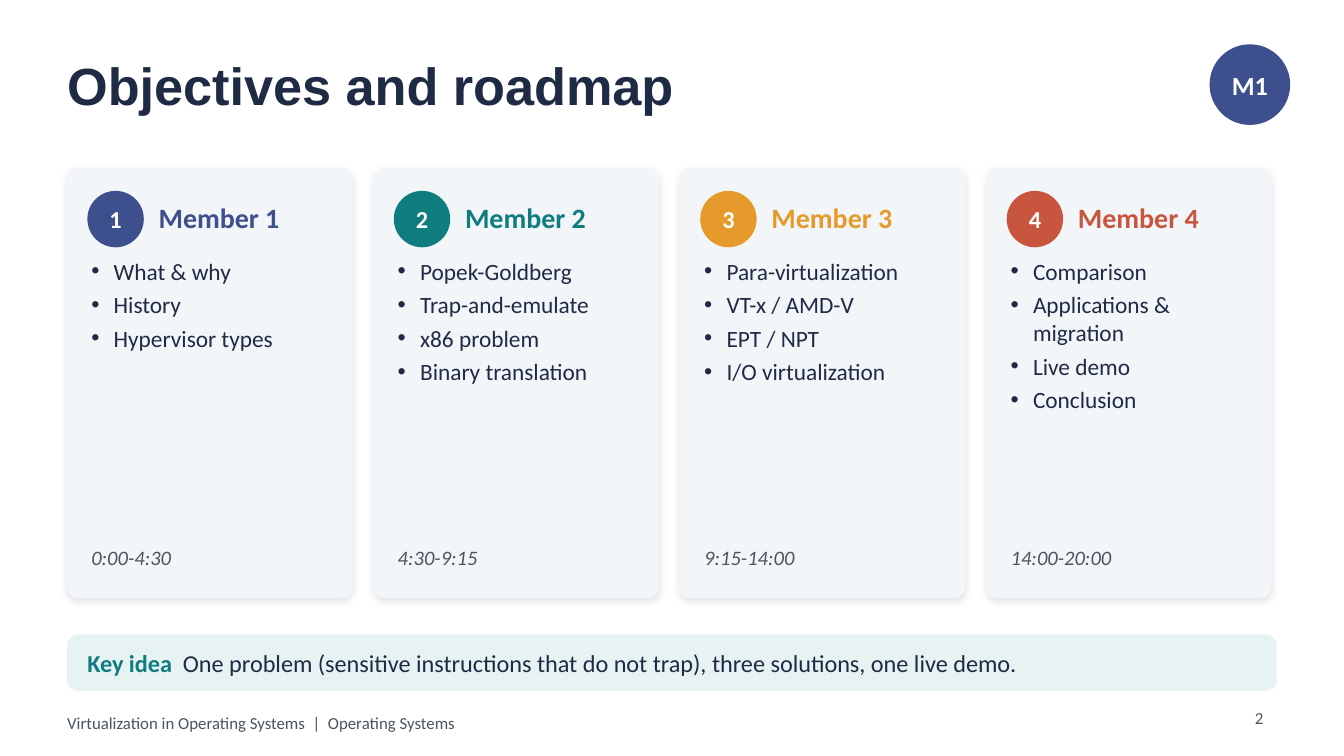
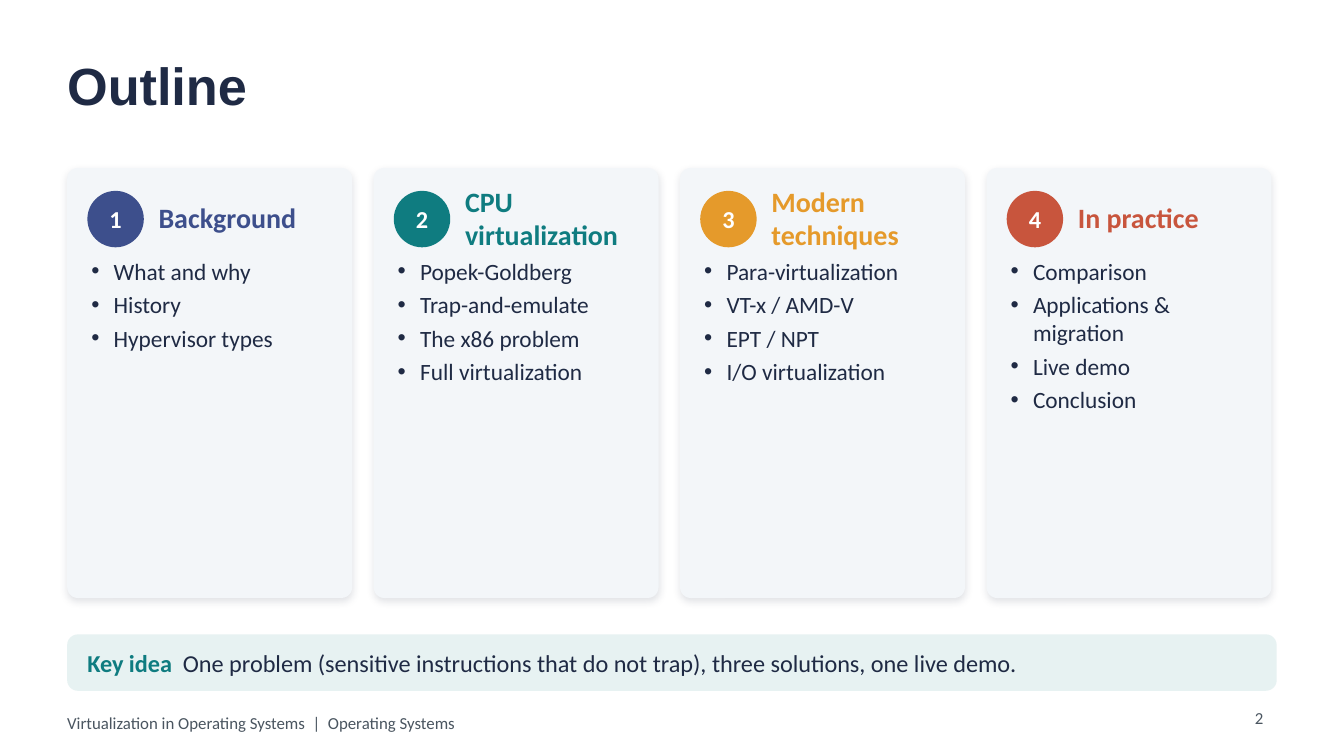
Before and after one commit to aliyassine22/OS-Virtualization, a slide deck: slide 2 of presentation/powerpoint/Virtualization_in_OS.pptx. Drawn at 1344x756 pixels with LibreOffice and Linux fonts; fonts in the diff are those of the drawing. Boxes give left, top, right and bottom in pixels: in the first picture for what was removed or moved away, otherwise in the second. Text is boxed around its words. In the diff, an @@ line names an element or a change of style, - is before the commit and + after.

```diff
--- a/presentation/powerpoint/Virtualization_in_OS.pptx
+++ b/presentation/powerpoint/Virtualization_in_OS.pptx
@@ ellipse removed at (1210,44,1290,125) @@
@@ title at (67,67,247,106): text changed @@
-Objectives and roadmap
+Outline
@@ text removed at (1232,78,1268,95) @@
-M1
@@ text at (159,208,296,233): text changed @@
-Member 1
+Background
@@ text at (465,193,618,246): text changed @@
-Member 2
+CPU virtualization
@@ text at (771,192,898,250): text changed @@
-Member 3
+Modern techniques
@@ text at (1078,208,1199,233): text changed @@
-Member 4
+In practice
@@ text at (114,263,251,284): text changed @@
-• What & why
+• What and why
@@ text at (420,330,582,380): text changed @@
-• x86 problem
-• Binary translation
+• The x86 problem
+• Full virtualization
@@ text removed at (91,551,171,565) @@
-0:00-4:30
@@ text removed at (398,551,478,565) @@
-4:30-9:15
@@ text removed at (704,551,794,565) @@
-9:15-14:00
@@ text removed at (1011,551,1112,565) @@
-14:00-20:00
```
Also in this commit, not shown: 20 other slides changed, 13 other files.
